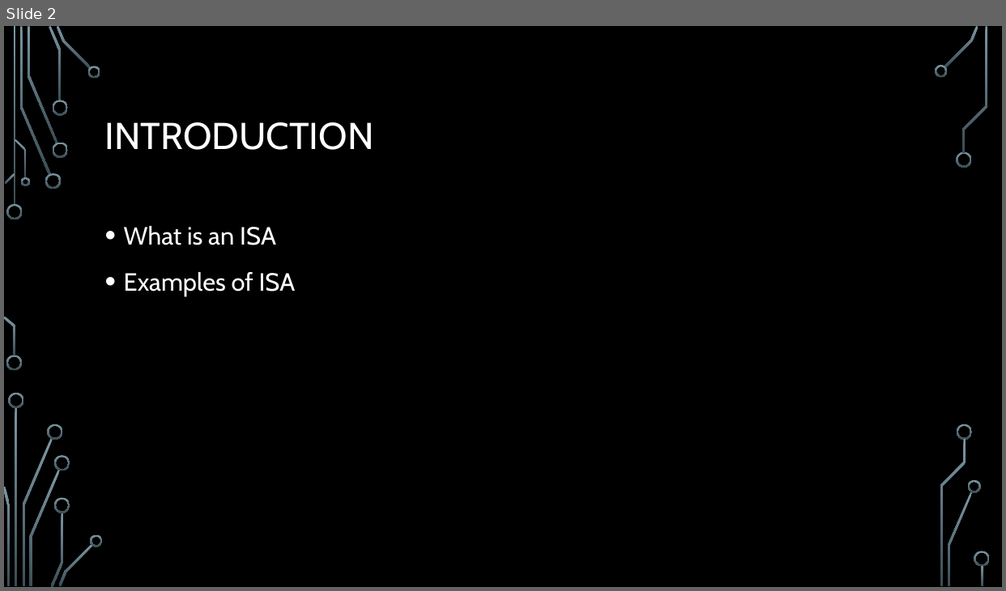
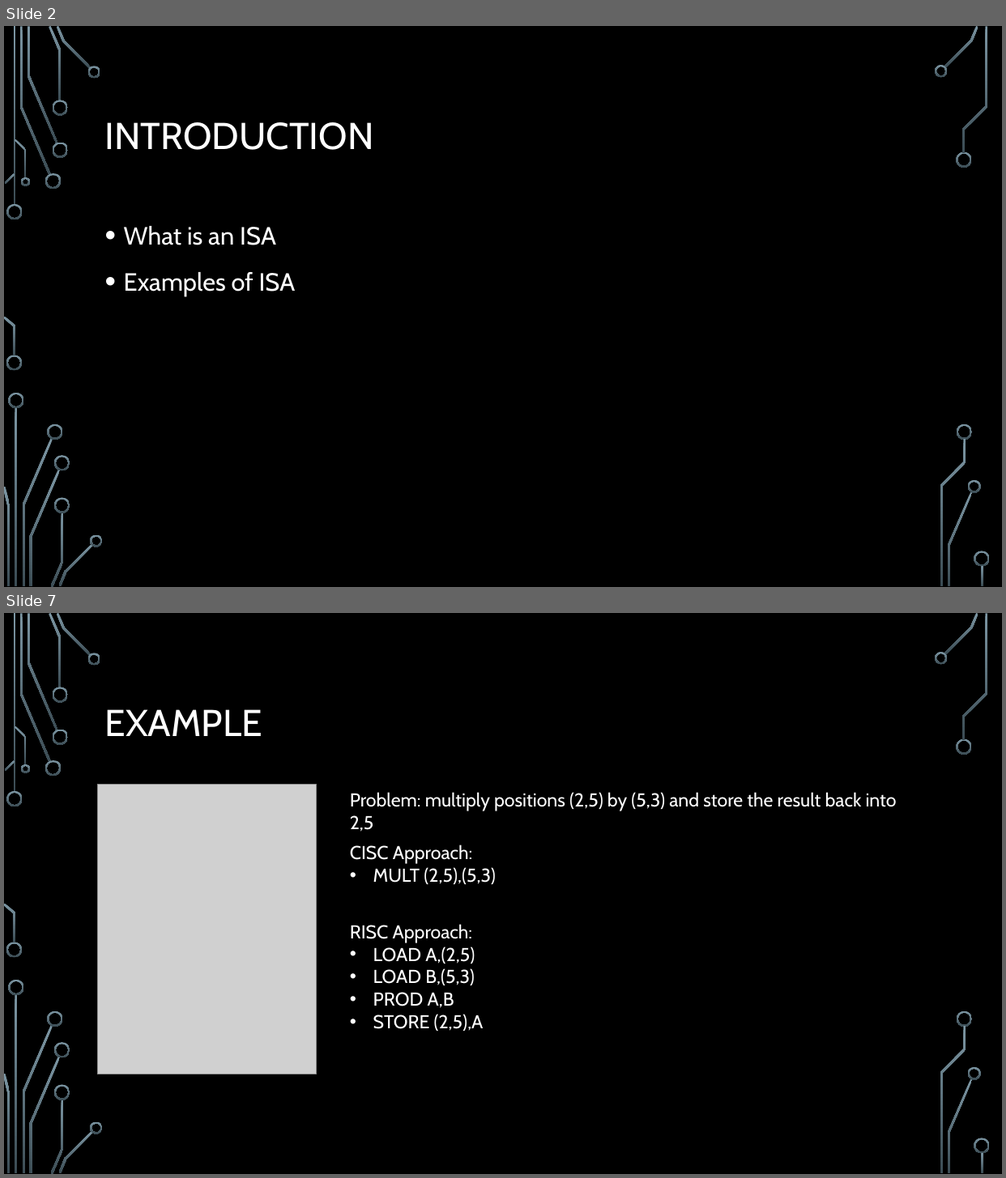
Before and after one commit to ErrkO/CSCI4800, a slide deck: Instruction Set Architecture.pptx. Shown one above the other, each under a label of ours: slide 2 before the commit, slides 2 and 7 after it; the slides between them are not shown. The pictures are 1006x591 and 1006x1178 pixels, drawn with LibreOffice and Linux fonts; fonts in the diff are those of the drawing; grey boxes stand for pictures; background and template pictures are left out. Boxes give left, top, right and bottom in pixels: in the first picture for what was removed or moved away, otherwise in the second. Text is boxed around its words. In the diff, an @@ line names an element or a change of style, - is before the commit and + after.

```diff
--- a/Instruction Set Architecture.pptx
+++ b/Instruction Set Architecture.pptx
@@ slide 7 added at bbox=[4, 613, 1002, 1174], background picture (left out); not listed: 36 template elements that a slide beside it also shows @@
@@ title added at bbox=[105, 709, 262, 736], 36 pt, text #2D2D2D @@
+EXAMPLE
@@ picture added at bbox=[98, 785, 316, 1074] @@
@@ text added at bbox=[350, 792, 897, 832], 18 pt, text #2D2D2D @@
+Problem: multiply positions (2,5) by (5,3) and store the result back into 2,5
@@ text added at bbox=[350, 845, 495, 884], 18 pt, text #2D2D2D @@
+CISC Approach:
+• MULT (2,5),(5,3)
@@ text added at bbox=[350, 924, 484, 1031], 18 pt, text #2D2D2D @@
+RISC Approach:
+• LOAD A,(2,5)
+• LOAD B,(5,3)
+• PROD A,B
+• STORE (2,5),A
```
Also in this commit, not shown: 1 slide changed, 7 other slides added, 11 other files.
